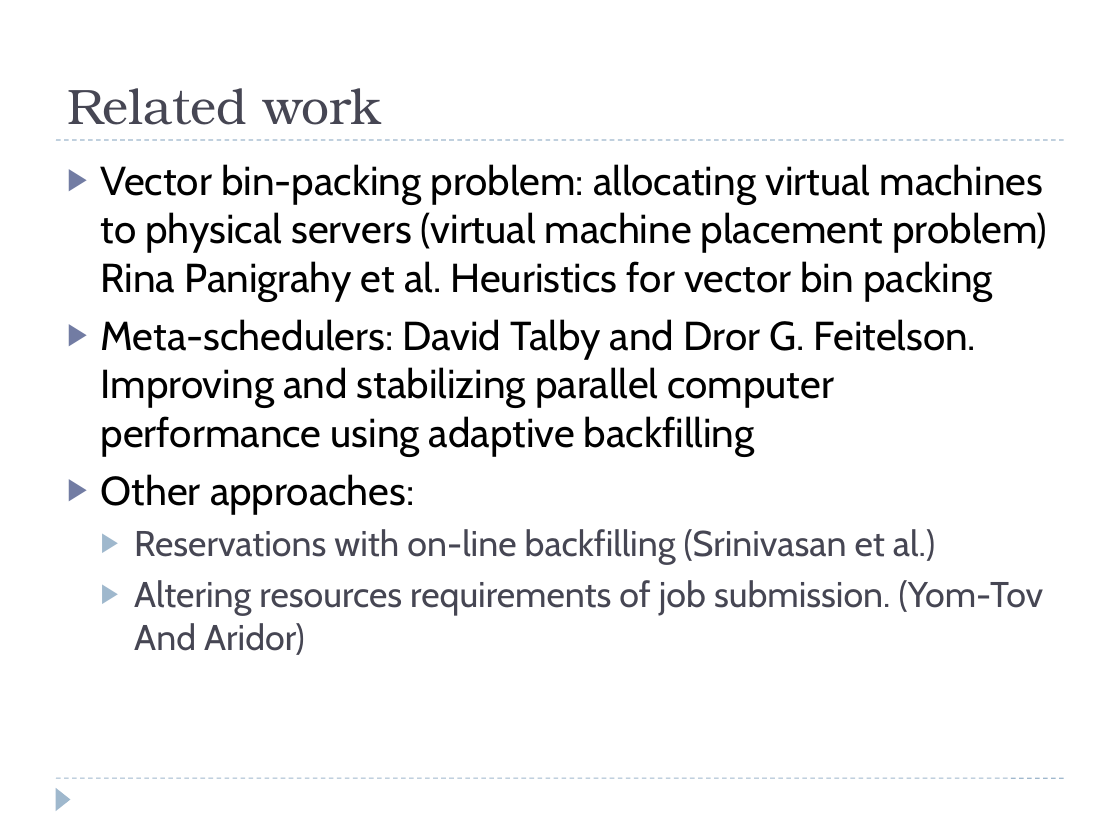
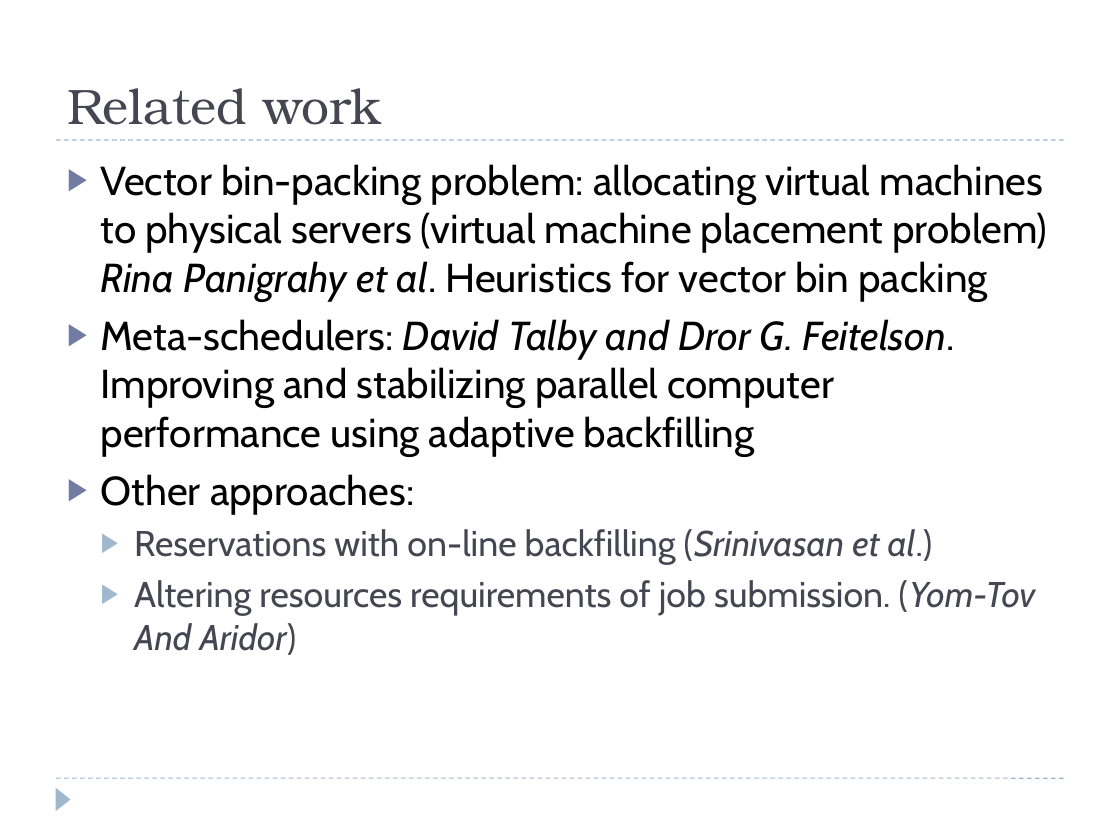
Before and after one commit to oshai/tau_thesis_lyx_template, a slide deck: slide 27 of Presentation.pptx. Drawn at 1120x840 pixels with LibreOffice and Linux fonts; fonts in the diff are those of the drawing. Boxes give left, top, right and bottom in pixels: in the first picture for what was removed or moved away, otherwise in the second. Text is boxed around its words. In the diff, an @@ line names an element or a change of style, - is before the commit and + after.

```diff
--- a/Presentation.pptx
+++ b/Presentation.pptx
@@ text at bbox=[101, 164, 1047, 655]: italic on in "Rina Panigrahy et al.", "David Talby and Dror G. Feitelson.", "(Srinivasan et al.)", "(Yom-Tov And Aridor)" @@
```
Also in this commit, not shown: 3 other slides changed.
